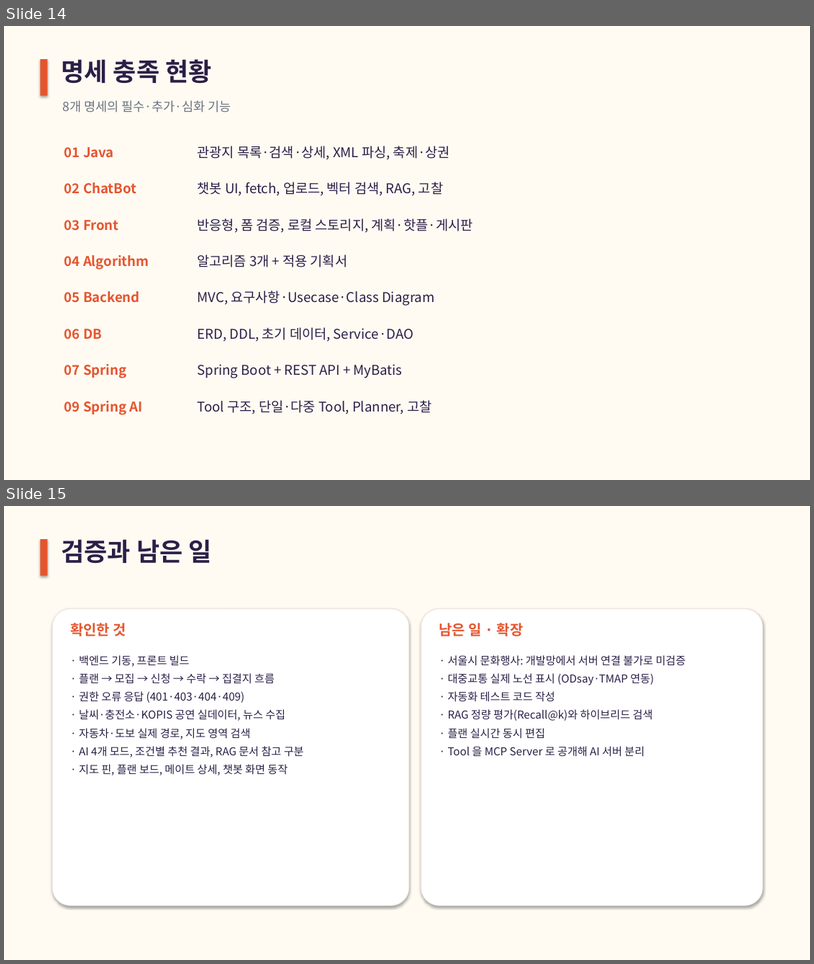
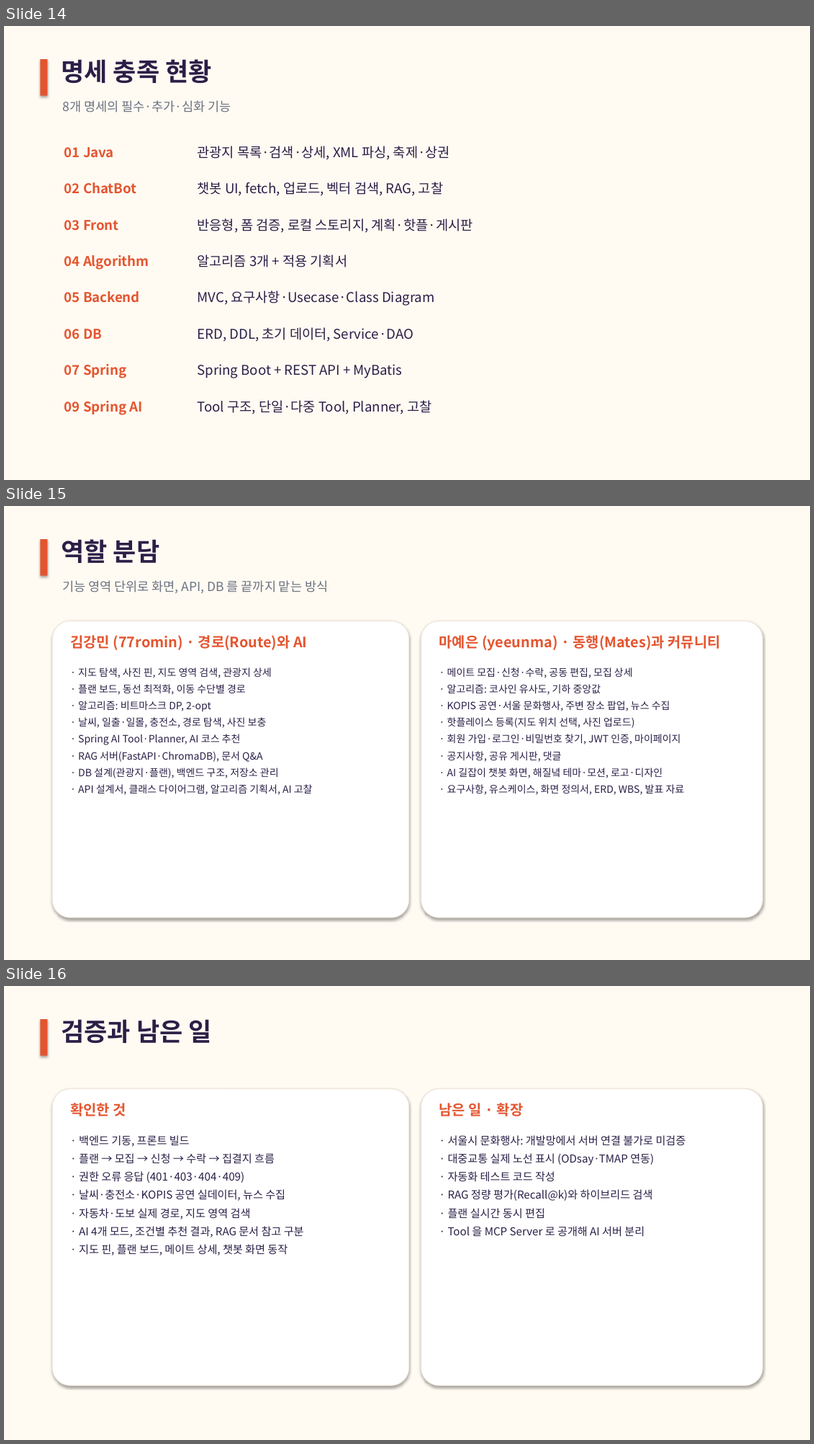
Before and after one commit to 77romin/mapmates, a slide deck: presentation/너랑갈지도_발표.pptx. Shown one above the other, each under a label of ours: slides 14 and 15 before the commit, slides 14, 15 and 16 after it. The pictures are 814x964 and 814x1444 pixels, drawn with LibreOffice and Linux fonts; fonts in the diff are those of the drawing. Boxes give left, top, right and bottom in pixels: in the first picture for what was removed or moved away, otherwise in the second. Text is boxed around its words. In the diff, an @@ line names an element or a change of style, - is before the commit and + after.

Commit message:
docs: 발표 자료에 역할 분담 슬라이드 추가

```diff
--- a/presentation/너랑갈지도_발표.pptx
+++ b/presentation/너랑갈지도_발표.pptx
@@ slide 15 added at bbox=[4, 506, 810, 960], background #FFFBF3 @@
@@ rectangle added at bbox=[40, 539, 47, 576], fill #E4552F @@
@@ text added at bbox=[62, 539, 160, 563], 30 pt, text #2B1F47, bold @@
+역할 분담
@@ text added at bbox=[62, 580, 328, 593], 15 pt, text #6B7280 @@
+기능 영역 단위로 화면, API, DB 를 끝까지 맡는 방식
@@ rounded rectangle added at bbox=[52, 621, 409, 917], fill #FFFFFF, outline #ECE3D6 0.75 pt @@
@@ text added at bbox=[70, 635, 307, 650], 17 pt, text #E4552F, bold @@
+김강민 (77romin) · 경로(Route)와 AI
@@ rounded rectangle added at bbox=[422, 621, 763, 917], fill #FFFFFF, outline #ECE3D6 0.75 pt @@
@@ text added at bbox=[440, 635, 721, 651], 17 pt, text #E4552F, bold @@
+마예은 (yeeunma) · 동행(Mates)과 커뮤니티
@@ text added at bbox=[78, 667, 313, 795], 12 pt, text #2B1F47 @@
+· 지도 탐색, 사진 핀, 지도 영역 검색, 관광지 상세
+· 플랜 보드, 동선 최적화, 이동 수단별 경로
+· 알고리즘: 비트마스크 DP, 2-opt
+· 날씨, 일출·일몰, 충전소, 경로 탐색, 사진 보충
+· Spring AI Tool·Planner, AI 코스 추천
+· RAG 서버(FastAPI·ChromaDB), 문서 Q&A
+· DB 설계(관광지·플랜), 백엔드 구조, 저장소 관리
+· API 설계서, 클래스 다이어그램, 알고리즘 기획서, AI 고찰
@@ text added at bbox=[448, 667, 685, 795], 12 pt, text #2B1F47 @@
+· 메이트 모집·신청·수락, 공동 편집, 모집 상세
+· 알고리즘: 코사인 유사도, 기하 중앙값
+· KOPIS 공연·서울 문화행사, 주변 장소 팝업, 뉴스 수집
+· 핫플레이스 등록(지도 위치 선택, 사진 업로드)
+· 회원 가입·로그인·비밀번호 찾기, JWT 인증, 마이페이지
+· 공지사항, 공유 게시판, 댓글
+· AI 길잡이 챗봇 화면, 해질녘 테마·모션, 로고·디자인
+· 요구사항, 유스케이스, 화면 정의서, ERD, WBS, 발표 자료
@@ what was slide 15 is now slide 16 @@
```
